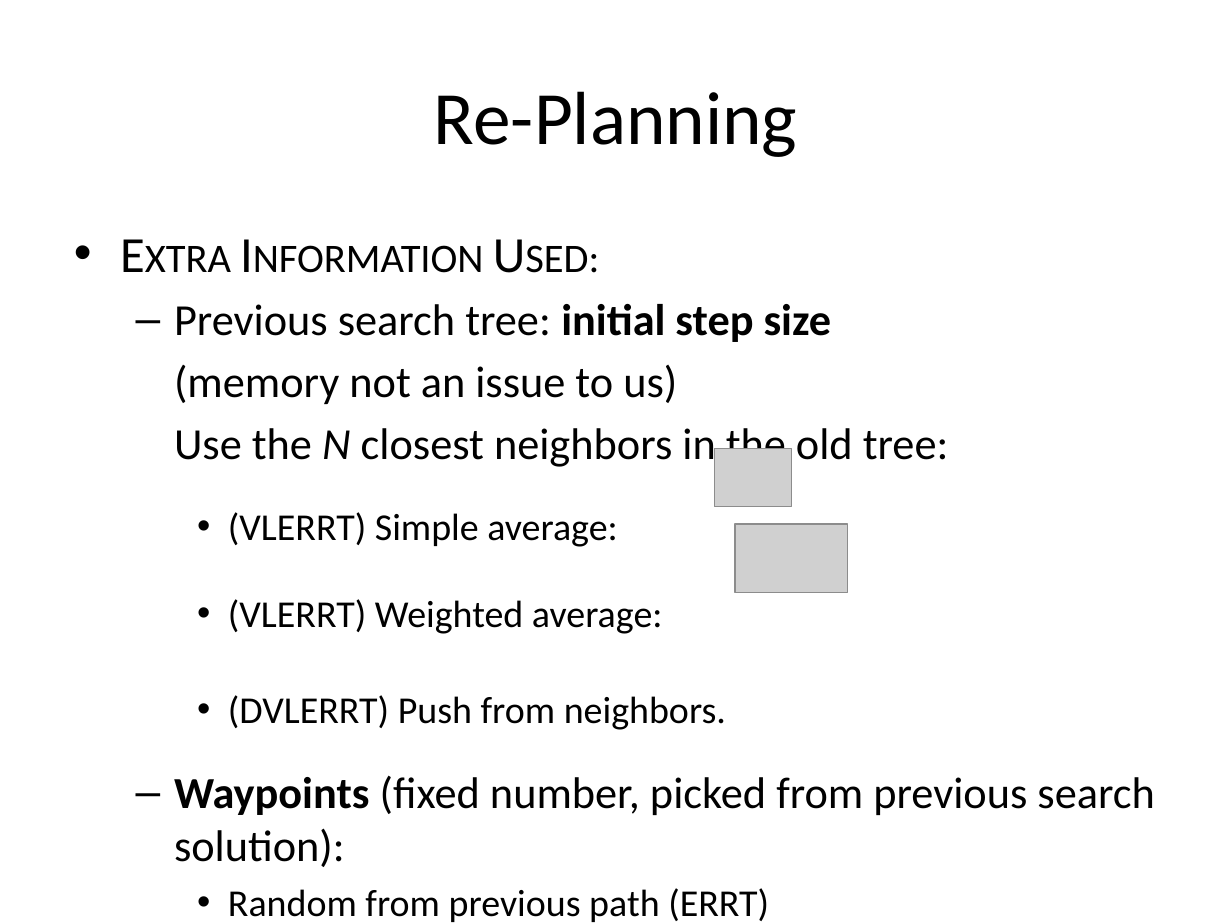
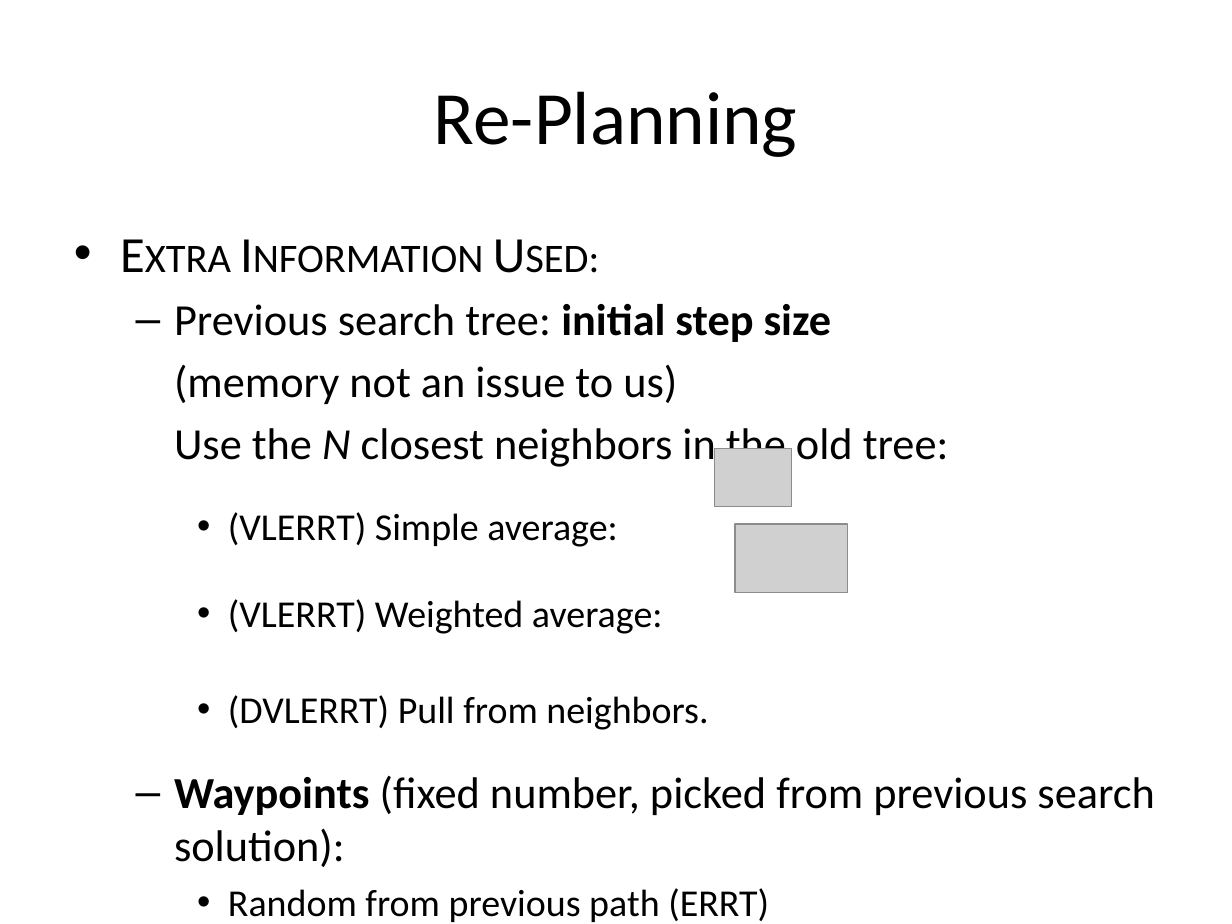
Before and after one commit to yulinzhang/vlerrt, a slide deck: slide 13 of docs/presentation/merge.pptx. Drawn at 1232x924 pixels with LibreOffice and Linux fonts; fonts in the diff are those of the drawing; grey boxes stand for pictures. Boxes give left, top, right and bottom in pixels: in the first picture for what was removed or moved away, otherwise in the second. Text is boxed around its words. In the diff, an @@ line names an element or a change of style, - is before the commit and + after.

```diff
--- a/docs/presentation/merge.pptx
+++ b/docs/presentation/merge.pptx
@@ text at (x1=228, y1=695, x2=708, y2=730): text changed @@
-    • (DVLERRT) Push from neighbors.
+    • (DVLERRT) Pull from neighbors.
```
